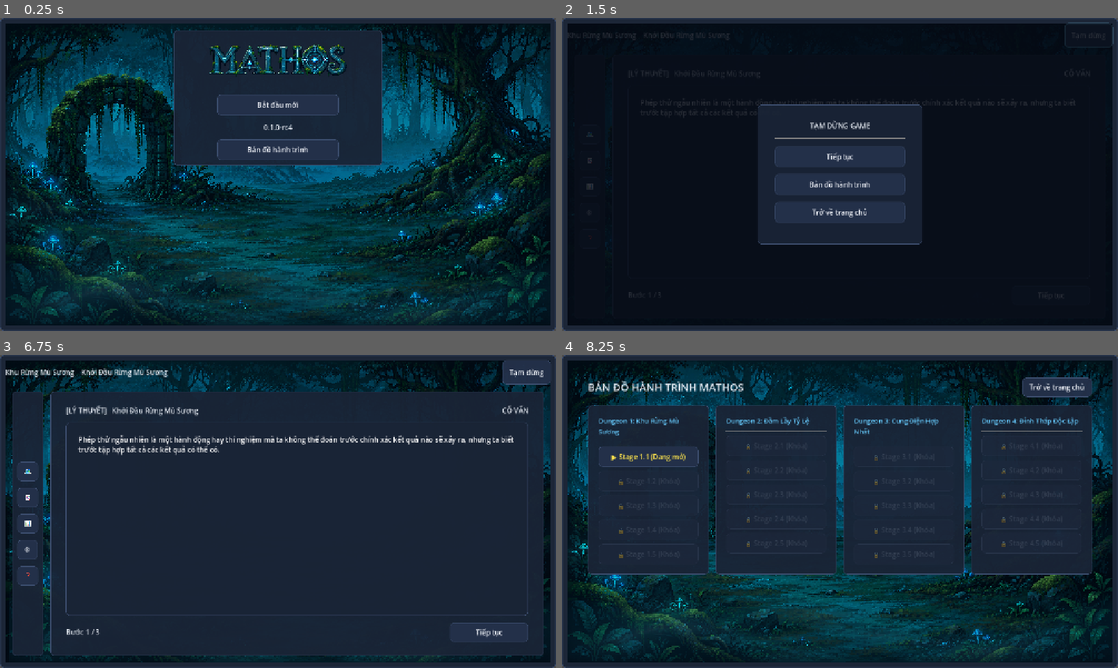
Above: before the commit, frames 1-4 (two rows, left to right).
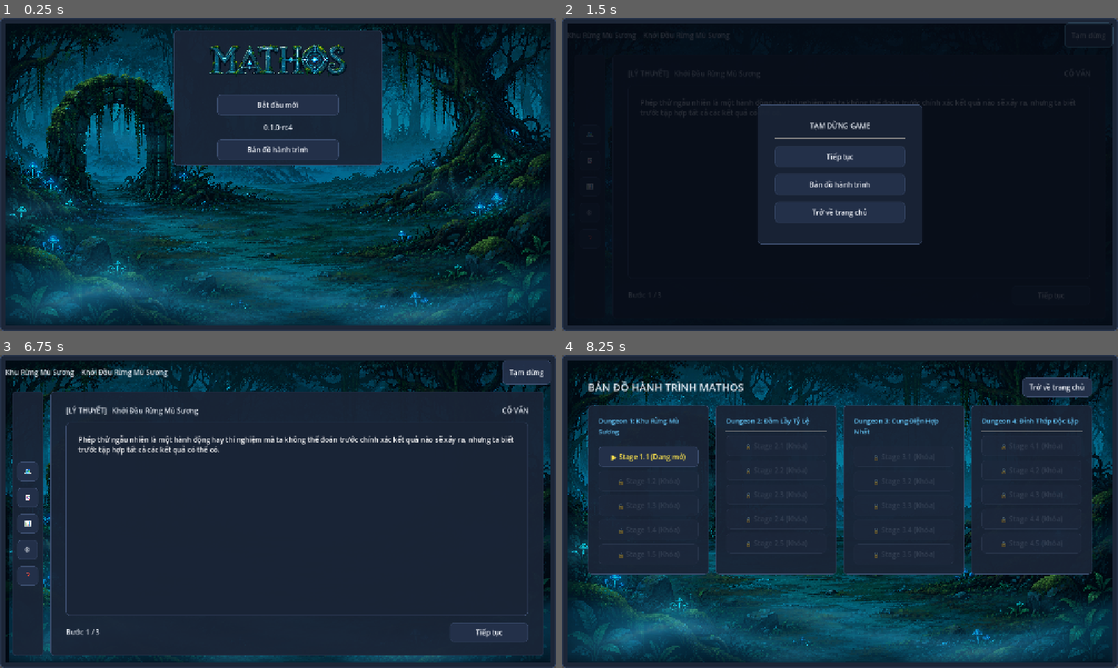
Above: after the commit, the same moments.

Repository: vanthanhcampus57-dev/Mathos
Game: Godot game, scene res://src/app/app_root.tscn
Same seed, same stepped clock (60 frames per second), same inputs: the game is played once before the commit and once after it.
Inputs:
- Up to frame 1 (0.25 s): no input
- Up to frame 2 (1.5 s): click "Bắt đầu mới" at 0.5 s; click "Tạm dừng" at 1.25 s
- Up to frame 3 (6.75 s): click "🗺️" at 2 s; click "🃏" at 2.75 s; click "📊" at 3.5 s; click "⚙️" at 4.25 s; click "❓" at 5 s; click "Tiếp tục" at 5.75 s; click "Tiếp tục" at 6.5 s
- Up to frame 4 (8.25 s): click "Tạm dừng" at 7.25 s; click "Bản đồ hành trình" at 8 s

The runs differ from the first frame. In frame 1, 15% of the frame differs, in the area x 1-99%, y 38-99%; in frame 2, less than 0.1%; in frame 3, 1.9%; in frame 4, 15%.

Commit message:
fix(ui): fix D1 live fog visibility & set Windows title-bar application icon
- Root Cause Fog: Source PNG fog frames have low alpha values (~0.05-0.22) that were visually imperceptible without modulation over dark backgrounds, and set_view_mode() did not re-trigger texture updates on initial entry.
- Fog Visibility Fix: Added restrained presentation opacity boost (modulate = Color(1.15, 1.25, 1.35, 2.2)) and PRESET_FULL_RECT layout anchoring to FogOverlayTextureRect. Hooked _update_background_texture() into set_view_mode() to guarantee 100% fog visibility across entry/menu, lesson, and gameplay screens.
- App Icon Fix: Configured application/config/icon in project.godot and application/icon in export_presets.cfg to res://assets/branding/mathos_logo_emblem.png.
- Enhanced targeted test suite test_d1_visual_branding_integration.gd with live runtime assertions and icon config check (9/9 PASS).
- Full canonical test runner passed: 447 PASS / 0 FAIL / 0 WAITING.
- MATHOS-D1-LIVE-FOG-AND-BRANDING-VISIBILITY-FIX-002

Diff:
--- a/project.godot
+++ b/project.godot
@@ -10,6 +10,7 @@
 config/name="Mathos"
 run/main_scene="res://src/app/app_root.tscn"
 config/features=PackedStringArray("4.7", "Compatibility")
+config/icon="res://assets/branding/mathos_logo_emblem.png"
 
 [display]
 
--- a/src/ui/stage/stage_presentation_shell.gd
+++ b/src/ui/stage/stage_presentation_shell.gd
@@ -195,11 +195,14 @@
 	if bg_rect != null:
 		bg_rect.mouse_filter = MOUSE_FILTER_IGNORE
 		bg_rect.texture_filter = TEXTURE_FILTER_NEAREST
+		bg_rect.set_anchors_and_offsets_preset(Control.PRESET_FULL_RECT)
 
 	var fog_rect: TextureRect = get_node_or_null("FogOverlayTextureRect") as TextureRect
 	if fog_rect != null:
 		fog_rect.mouse_filter = MOUSE_FILTER_IGNORE
 		fog_rect.texture_filter = TEXTURE_FILTER_NEAREST
+		fog_rect.set_anchors_and_offsets_preset(Control.PRESET_FULL_RECT)
+		fog_rect.modulate = Color(1.15, 1.25, 1.35, 2.2)
 
 func _is_dungeon_1_context() -> bool:
 	if _context_info == null:
@@ -236,6 +239,7 @@
 		fog_rect.visible = true
 		fog_rect.expand_mode = TextureRect.EXPAND_IGNORE_SIZE
 		fog_rect.stretch_mode = TextureRect.STRETCH_KEEP_ASPECT_COVERED
+		fog_rect.modulate = Color(1.15, 1.25, 1.35, 2.2)
 		fog_rect.texture = _fog_frames[_fog_current_frame]
 
 func get_fog_frames() -> Array[AtlasTexture]:
@@ -457,6 +461,7 @@
 
 func set_view_mode(mode: ViewMode) -> void:
 	_ensure_sub_components()
+	_update_background_texture()
 
 	if _current_mode != ViewMode.MODE_MAP and _current_mode != ViewMode.MODE_VICTORY and _current_mode != ViewMode.MODE_ENTRY:
 		_previous_mode = _current_mode
--- a/tests/test_runner.gd
+++ b/tests/test_runner.gd
@@ -170,5 +170,5 @@
 		"RC4 QA Answer Reveal Cheat": return 14
 		"RC4 Live Interaction UX & Composition QA": return 9
 		"RC4 Live Placed Row Layout QA": return 7
-		"RC4 D1 Pixel-Art Visual & Branding QA": return 7
+		"RC4 D1 Pixel-Art Visual & Branding QA": return 9
 		_: return 1
--- a/tests/unit/presentation/test_d1_visual_branding_integration.gd
+++ b/tests/unit/presentation/test_d1_visual_branding_integration.gd
@@ -31,9 +31,11 @@
 	if test_visual_005_fog_lifecycle_and_single_instance(): passes += 1
 	if test_visual_006_viewport_resolutions_1280x720_and_1024x600(): passes += 1
 	if test_visual_007_dungeon_1_scoping(): passes += 1
-
-	print("[D1-VISUAL-HARNESS] %d / 7 test scenarios passed" % passes)
-	return passes == 7
+	if test_visual_008_fog_live_runtime_visibility_and_opacity_boost(): passes += 1
+	if test_visual_009_application_icon_configuration(): passes += 1
+
+	print("[D1-VISUAL-HARNESS] %d / 9 test scenarios passed" % passes)
+	return passes == 9
 
 static func _create_app(vp_size: Vector2 = Vector2(1280, 720)) -> AppRoot:
 	var tree: SceneTree = Engine.get_main_loop() as SceneTree
@@ -240,3 +242,59 @@
 	print("[VIS-007] PASS: Dungeon 1 scoping correctly enforced!")
 	app.queue_free()
 	return true
+
+static func test_visual_008_fog_live_runtime_visibility_and_opacity_boost() -> bool:
+	print("[VIS-008] Verifying live runtime fog visibility, texture, opacity boost, and animation tick...")
+	var app: AppRoot = _create_app(Vector2(1280, 720))
+	var shell: StagePresentationShell = app.get_node_or_null("StagePresentationShell") as StagePresentationShell
+	shell._update_background_texture()
+
+	var fog_rect: TextureRect = shell.get_node_or_null("FogOverlayTextureRect") as TextureRect
+
+	if fog_rect == null:
+		print("[VIS-008] FAIL: FogOverlayTextureRect not found")
+		app.queue_free()
+		return false
+
+	if not fog_rect.visible:
+		print("[VIS-008] FAIL: FogOverlayTextureRect is not visible")
+		app.queue_free()
+		return false
+
+	if fog_rect.texture == null:
+		print("[VIS-008] FAIL: FogOverlayTextureRect texture is null")
+		app.queue_free()
+		return false
+
+	if fog_rect.modulate.a < 2.0:
+		print("[VIS-008] FAIL: Fog overlay modulate alpha (%f) insufficient for human visibility" % fog_rect.modulate.a)
+		app.queue_free()
+		return false
+
+	var initial_frame: int = shell._fog_current_frame
+	shell._process(0.6) # Advance timer past 0.5s (2 FPS)
+	var next_frame: int = shell._fog_current_frame
+
+	if next_frame == initial_frame:
+		print("[VIS-008] FAIL: Fog frame index did not advance after animation tick (remained %d)" % initial_frame)
+		app.queue_free()
+		return false
+
+	print("[VIS-008] PASS: Live fog visibility, texture, modulate boost (a=%f), and animation tick verified!" % fog_rect.modulate.a)
+	app.queue_free()
+	return true
+
+static func test_visual_009_application_icon_configuration() -> bool:
+	print("[VIS-009] Verifying Godot project application branding icon configuration...")
+	var icon_setting: String = String(ProjectSettings.get_setting("application/config/icon", ""))
+	if icon_setting != "res://assets/branding/mathos_logo_emblem.png":
+		print("[VIS-009] FAIL: application/config/icon is '%s', expected 'res://assets/branding/mathos_logo_emblem.png'" % icon_setting)
+		return false
+
+	var file_exists: bool = FileAccess.file_exists(icon_setting) or ResourceLoader.exists(icon_setting)
+	if not file_exists:
+		print("[VIS-009] FAIL: Configured icon asset missing at '%s'" % icon_setting)
+		return false
+
+	print("[VIS-009] PASS: Application branding icon correctly configured!")
+	return true
Not shown, changed: export_presets.cfg
Not shown, changed: Agent recovery/Agent2.md
Not shown, changed: Agent recovery/Agent3.md
Not shown, changed: Agent recovery/Agent5.md
